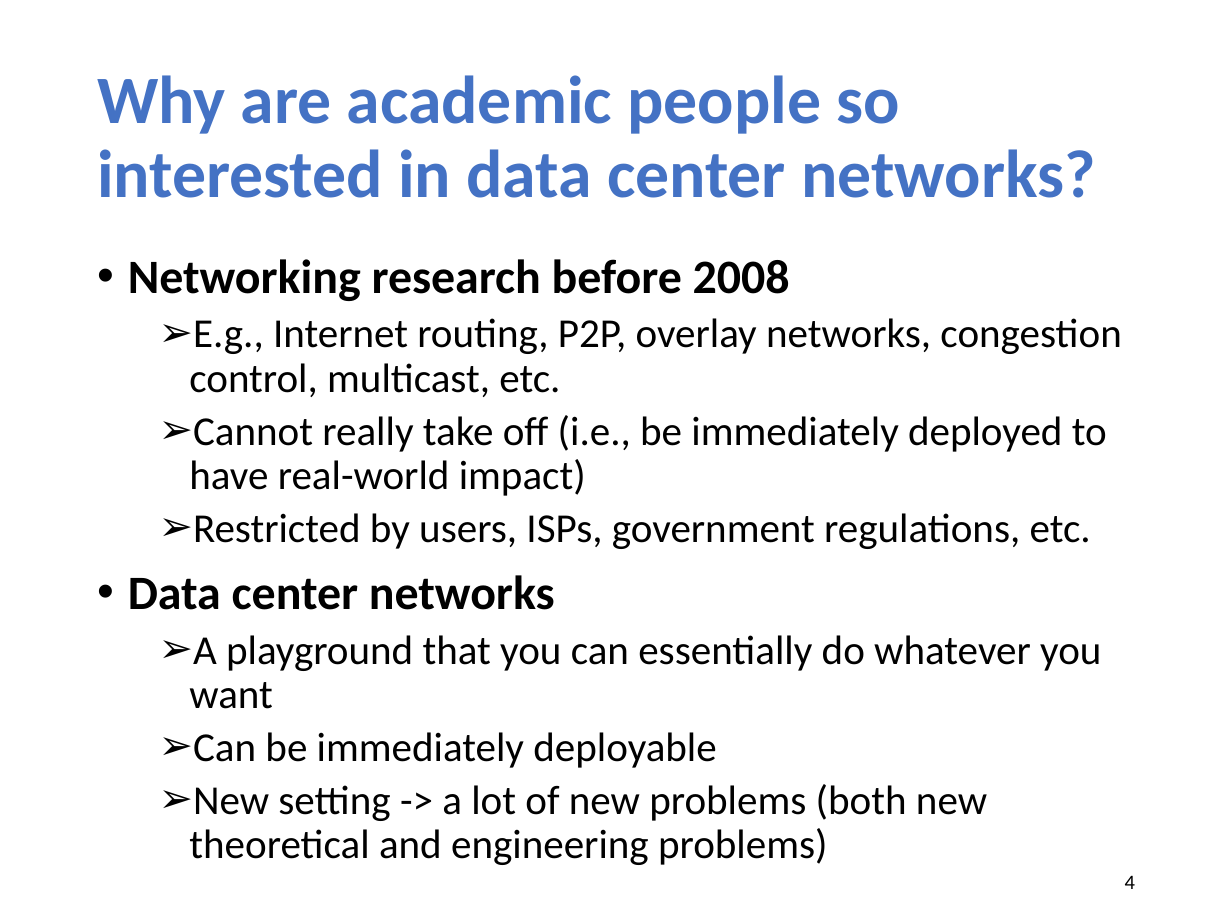
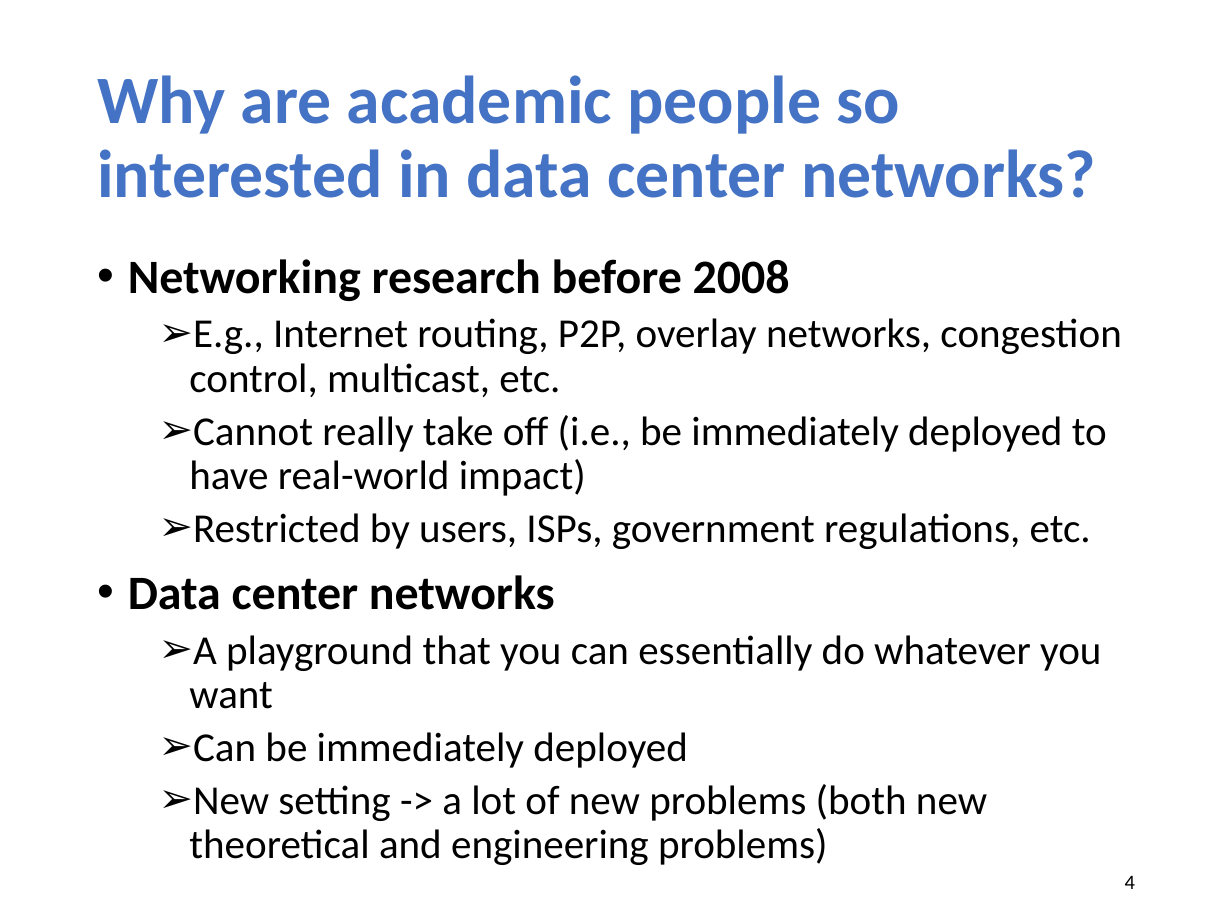
Before and after one commit to xinjin/course-adv-net, a slide deck: slide 4 of slides/lec06_datacenter.pptx. Drawn at 1232x924 pixels with LibreOffice and Linux fonts; fonts in the diff are those of the drawing. Boxes give left, top, right and bottom in pixels: in the first picture for what was removed or moved away, otherwise in the second. Text is boxed around its words. In the diff, an @@ line names an element or a change of style, - is before the commit and + after.

```diff
--- a/slides/lec06_datacenter.pptx
+++ b/slides/lec06_datacenter.pptx
@@ text at (x1=193, y1=732, x2=688, y2=768): text changed @@
-  ➢ Can be immediately deployable
+  ➢ Can be immediately deployed
```
Also in this commit, not shown: 2 other slides changed, 1 slide added, 1 other file.
